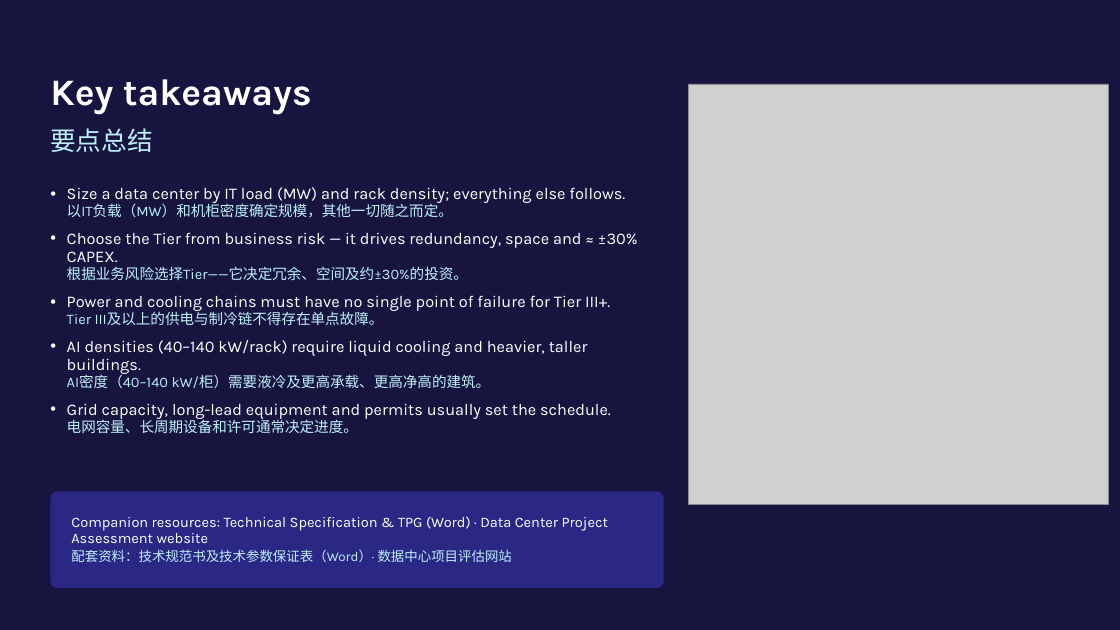
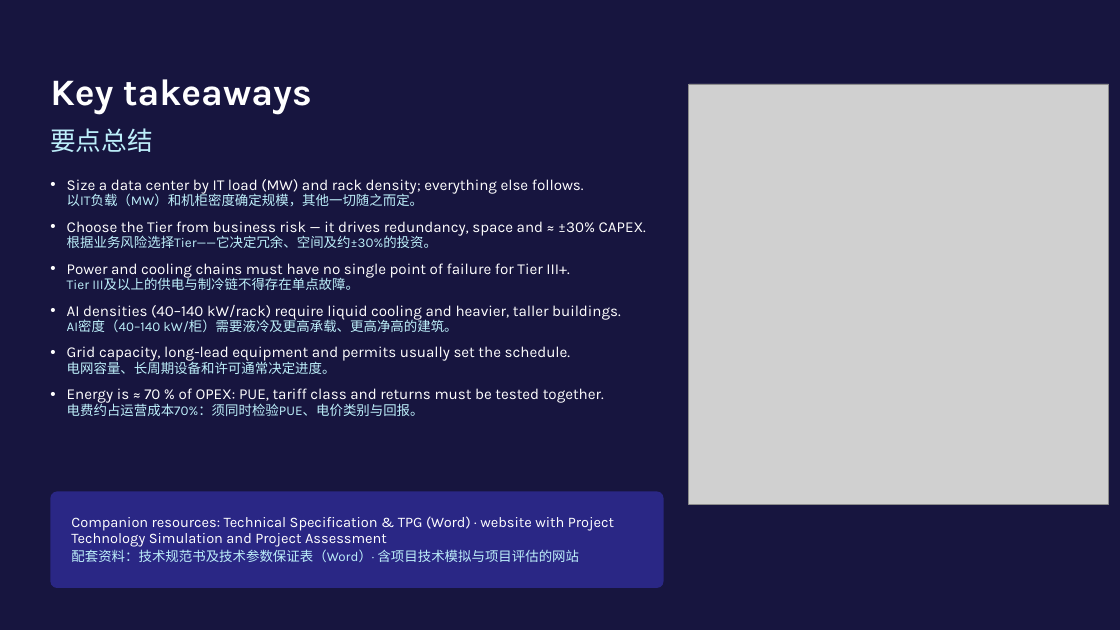
Before and after one commit to Alexandervsq/Data-Center-Project-Assessment, a slide deck: slide 67 of downloads/Data Center Knowledge Base (EN-ZH).pptx (slide 49 before the commit). Drawn at 1120x630 pixels with LibreOffice and Linux fonts; fonts in the diff are those of the drawing; grey boxes stand for pictures. Boxes give left, top, right and bottom in pixels: in the first picture for what was removed or moved away, otherwise in the second. Text is boxed around its words. In the diff, an @@ line names an element or a change of style, - is before the commit and + after.

```diff
--- a/downloads/Data Center Knowledge Base (EN-ZH).pptx
+++ b/downloads/Data Center Knowledge Base (EN-ZH).pptx
@@ text "Size a data center by ..." moved from (x1=67, y1=187, x2=638, y2=433) to (x1=67, y1=179, x2=646, y2=416) @@
@@ text at (x1=67, y1=179, x2=646, y2=374): size 14 to 13 pt in "Size a data center by IT load ...", "Choose the Tier from business risk — ...", "Power and cooling chains must have no ...", "AI densities (40–140 kW/rack) require liquid cooling ..." and 1 more places; size 12.5 to 11.5 pt in "以IT负载（MW）和机柜密度确定规模，其他一切随之而定。", "根据业务风险选择Tier——它决定冗余、空间及约±30%的投资。", "Tier III及以上的供电与制冷链不得存在单点故障。", "AI密度（40–140 kW/柜）需要液冷及更高承载、更高净高的建筑。" and 1 more places @@
@@ text at (x1=67, y1=388, x2=604, y2=416): paragraphs added @@
+• Energy is ≈ 70 % of OPEX: PUE, tariff class and returns must be tested together.
+  电费约占运营成本70%：须同时检验PUE、电价类别与回报。
@@ text at (x1=71, y1=516, x2=614, y2=562): text changed @@
-Companion resources: Technical Specification & TPG (Word) · Data Center Project Assessment website
-配套资料：技术规范书及技术参数保证表（Word）· 数据中心项目评估网站
+Companion resources: Technical Specification & TPG (Word) · website with Project Technology Simulation and Project Assessment
+配套资料：技术规范书及技术参数保证表（Word）· 含项目技术模拟与项目评估的网站
```
Also in this commit, not shown: 3 other slides changed, 18 slides added, 3 other files.
